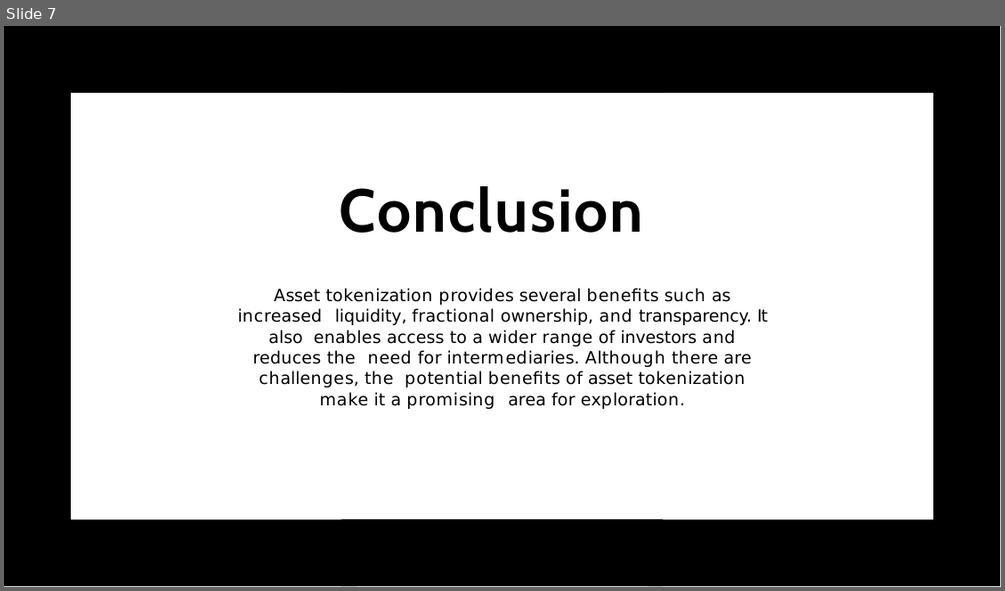
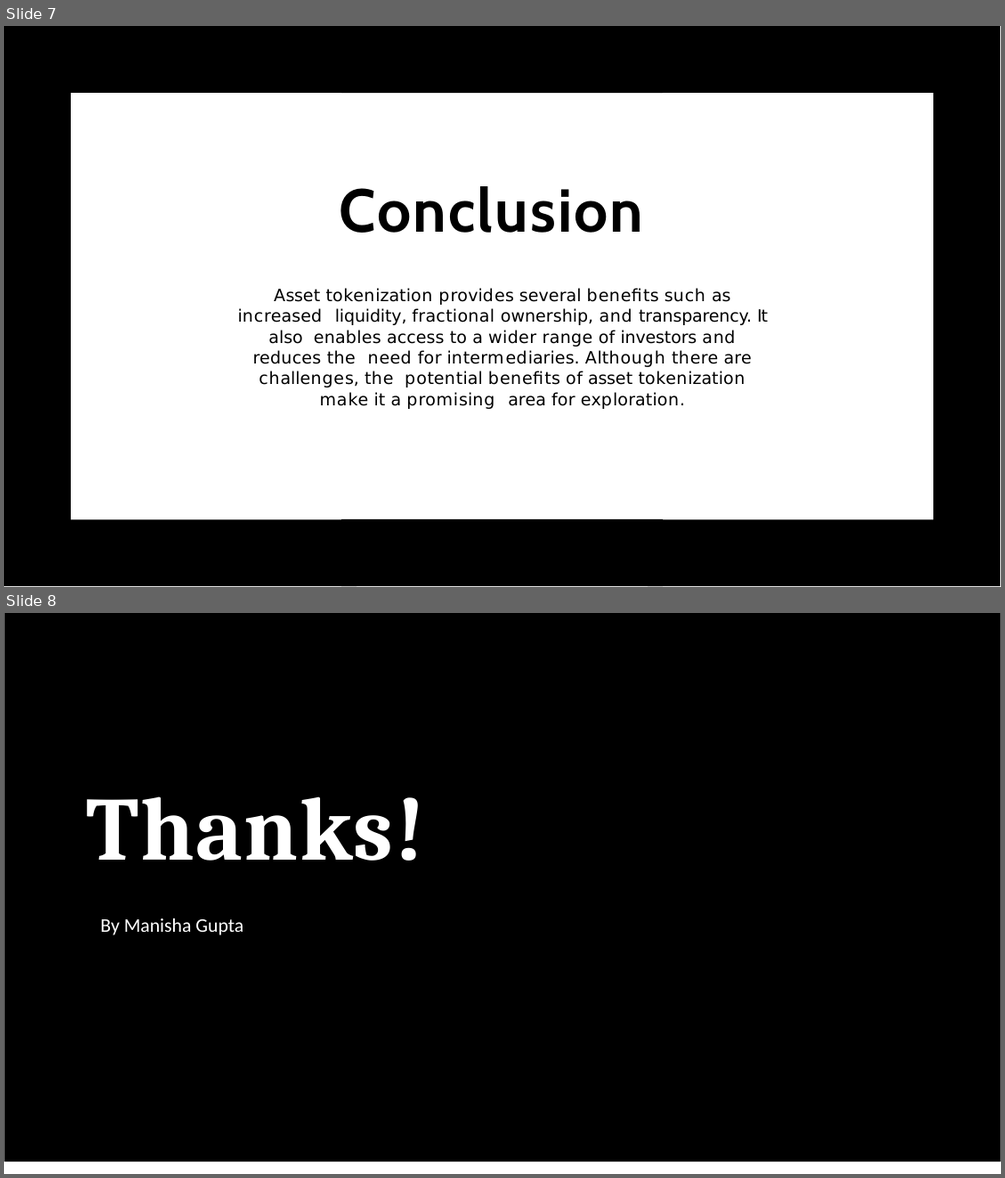
Before and after one commit to isha-mg/Tokenization-of-Assets, a slide deck: Tokenization PPt.pptx. Shown one above the other, each under a label of ours: slide 7 before the commit, slides 7 and 8 after it. The pictures are 1005x591 and 1005x1178 pixels, drawn with LibreOffice and Linux fonts; fonts in the diff are those of the drawing. Boxes give left, top, right and bottom in pixels: in the first picture for what was removed or moved away, otherwise in the second. Text is boxed around its words. In the diff, an @@ line names an element or a change of style, - is before the commit and + after.

```diff
--- a/Tokenization PPt.pptx
+++ b/Tokenization PPt.pptx
@@ slide 8 added at [4,613,1001,1174], background #FFFFFF @@
@@ freeform shape added at [5,613,1001,1162], fill #000000 @@
@@ title added at [87,796,425,860], 130 pt, text #FFFFFF, bold @@
+Thanks!
@@ text added at [100,918,243,935], 28 pt, text #FFFFFF @@
+By Manisha Gupta
```
Also in this commit, not shown: 1 slide removed, 1 other file.
